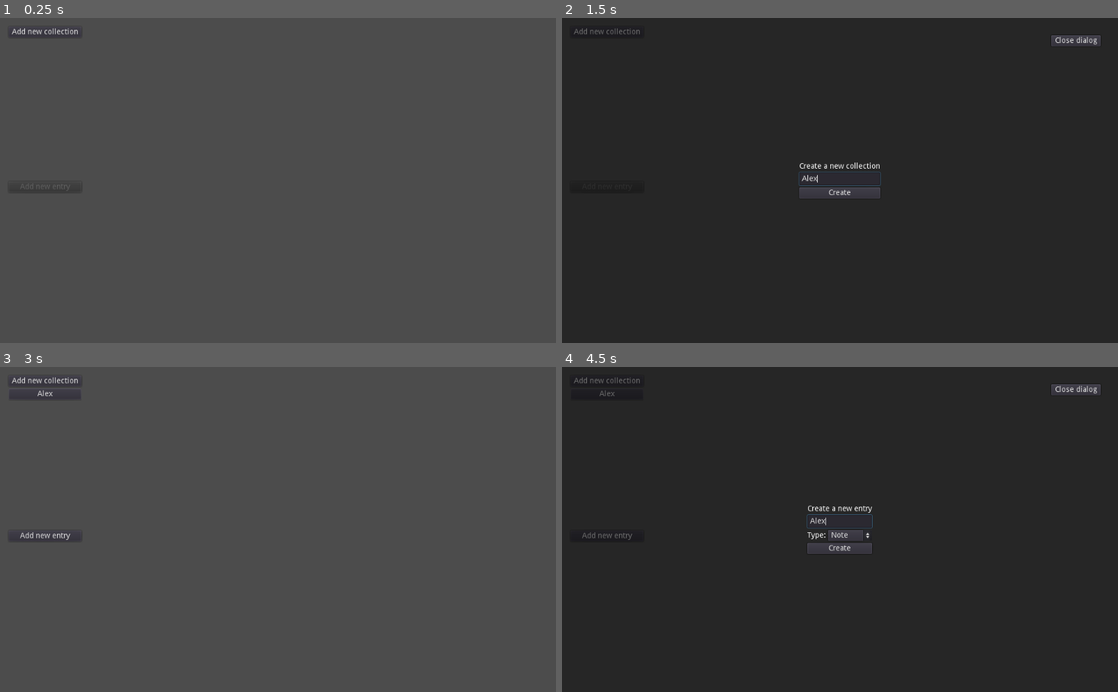
Above: before the commit, frames 1-4 (two rows, left to right).
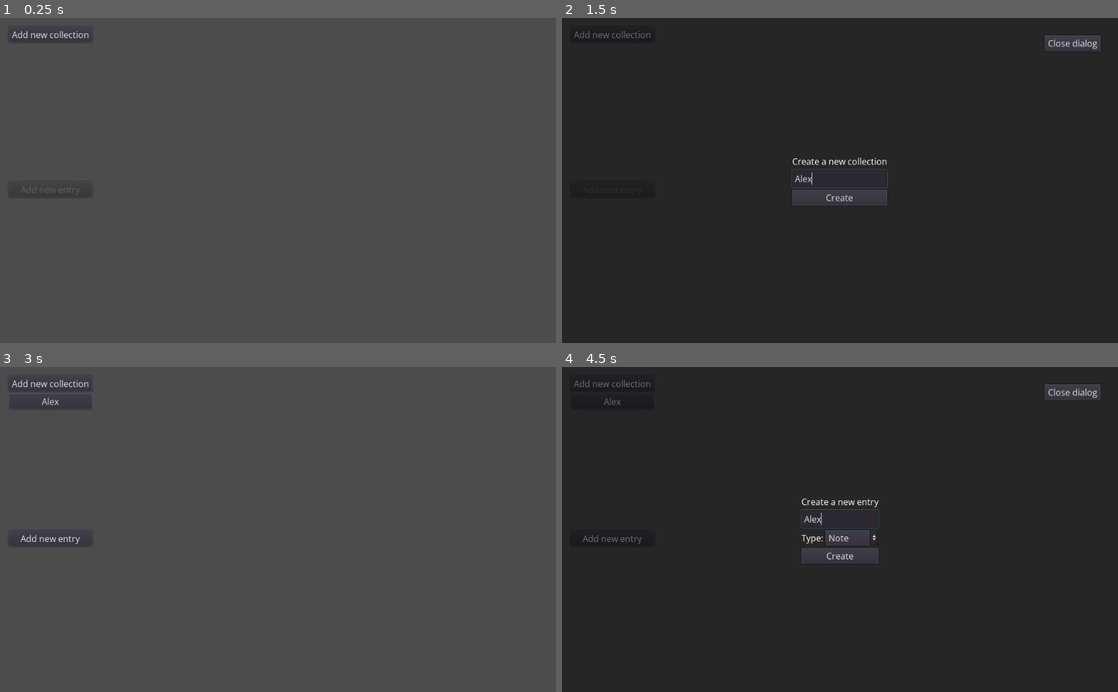
Above: after the commit, the same moments.

Repository: b7g/warm_bee
Game: Godot game, scene res://warm_bee.tscn
The game is run twice, just before and just after one commit, with the same random seed, the same clock (stepped at 60 frames per second) and the same inputs.
Inputs (mouse positions are in pixels of both pictures, inside the frame that each line leads up to):
- Up to frame 1 (0.25 s): no input
- Up to frame 2 (1.5 s): click "Add new collection" at 0.5 s; click (840, 180) at 1.27 s; type "Alex" at 1.35 s
- Up to frame 3 (3 s): click "Add new collection" at 2 s; click "Create" at 2.75 s
- Up to frame 4 (4.5 s): click "Add new entry" at 3.5 s; click (840, 523) at 4.27 s; type "Alex" at 4.35 s

The runs differ from the first frame. In frame 1, 0.3% of the frame differs, in the area x 2-16%, y 3-54%; in frame 2, 1.3%; in frame 3, 0.5%; in frame 4, 1.6%, in the area x 2-97%, y 3-61%.

Commit message:
Added a theme + font

Diff:
--- a/godot/dialog/add_collection.tscn
+++ b/godot/dialog/add_collection.tscn
@@ -51,6 +51,7 @@
 margin_top = 32.0
 margin_right = -32.0
 margin_bottom = 52.0
+grow_horizontal = 0
 text = "Close dialog"
 __meta__ = {
 "_edit_lock_": true
--- a/godot/dialog/add_entry.tscn
+++ b/godot/dialog/add_entry.tscn
@@ -68,6 +68,7 @@
 margin_top = 32.0
 margin_right = -32.0
 margin_bottom = 52.0
+grow_horizontal = 0
 text = "Close dialog"
 __meta__ = {
 "_edit_lock_": true
--- /dev/null
+++ b/godot/main_theme.tres
@@ -0,0 +1,9 @@
+[gd_resource type="Theme" load_steps=3 format=2]
+
+[ext_resource path="res://font/open_sans_regular.ttf" type="DynamicFontData" id=1]
+
+[sub_resource type="DynamicFont" id=1]
+font_data = ExtResource( 1 )
+
+[resource]
+default_font = SubResource( 1 )
--- a/godot/ui_component/entry_button.tscn
+++ b/godot/ui_component/entry_button.tscn
@@ -3,8 +3,8 @@
 [ext_resource path="res://ui_component/entry_button.gd" type="Script" id=1]
 
 [node name="EntryButton" type="Button"]
-anchor_right = 1.0
-anchor_bottom = 1.0
+margin_right = 12.0
+margin_bottom = 20.0
 script = ExtResource( 1 )
 
 [connection signal="pressed" from="." to="." method="_on_EntryButton_pressed"]
--- a/godot/warm_bee.tscn
+++ b/godot/warm_bee.tscn
@@ -1,10 +1,12 @@
-[gd_scene load_steps=2 format=2]
+[gd_scene load_steps=3 format=2]
 
 [ext_resource path="res://warm_bee.gd" type="Script" id=1]
+[ext_resource path="res://main_theme.tres" type="Theme" id=2]
 
 [node name="WarmBee" type="Control"]
 anchor_right = 1.0
 anchor_bottom = 1.0
+theme = ExtResource( 2 )
 script = ExtResource( 1 )
 
 [node name="MC" type="MarginContainer" parent="."]
@@ -22,39 +24,39 @@
 margin_bottom = 584.0
 
 [node name="VC" type="VBoxContainer" parent="MC/HC"]
-margin_right = 134.0
+margin_right = 154.0
 margin_bottom = 568.0
 
 [node name="ButtonAddCollection" type="Button" parent="MC/HC/VC"]
-margin_right = 134.0
-margin_bottom = 20.0
+margin_right = 154.0
+margin_bottom = 29.0
 text = "Add new collection"
 
 [node name="SCCollections" type="ScrollContainer" parent="MC/HC/VC"]
-margin_top = 24.0
-margin_right = 134.0
+margin_top = 33.0
+margin_right = 154.0
 margin_bottom = 282.0
 size_flags_vertical = 3
 
 [node name="VC" type="VBoxContainer" parent="MC/HC/VC/SCCollections"]
-margin_right = 134.0
+margin_right = 154.0
 size_flags_horizontal = 3
 
 [node name="ButtonAddEntry" type="Button" parent="MC/HC/VC"]
 margin_top = 286.0
-margin_right = 134.0
-margin_bottom = 306.0
+margin_right = 154.0
+margin_bottom = 315.0
 disabled = true
 text = "Add new entry"
 
 [node name="SCEntries" type="ScrollContainer" parent="MC/HC/VC"]
-margin_top = 310.0
-margin_right = 134.0
+margin_top = 319.0
+margin_right = 154.0
 margin_bottom = 568.0
 size_flags_vertical = 3
 
 [node name="VC" type="VBoxContainer" parent="MC/HC/VC/SCEntries"]
-margin_right = 134.0
+margin_right = 154.0
 size_flags_horizontal = 3
 
 [connection signal="pressed" from="MC/HC/VC/ButtonAddCollection" to="." method="_on_ButtonAddCollection_pressed"]
Not shown, added: godot/font/ofl_license.txt
Binary file added: godot/font/open_sans_regular.ttf
